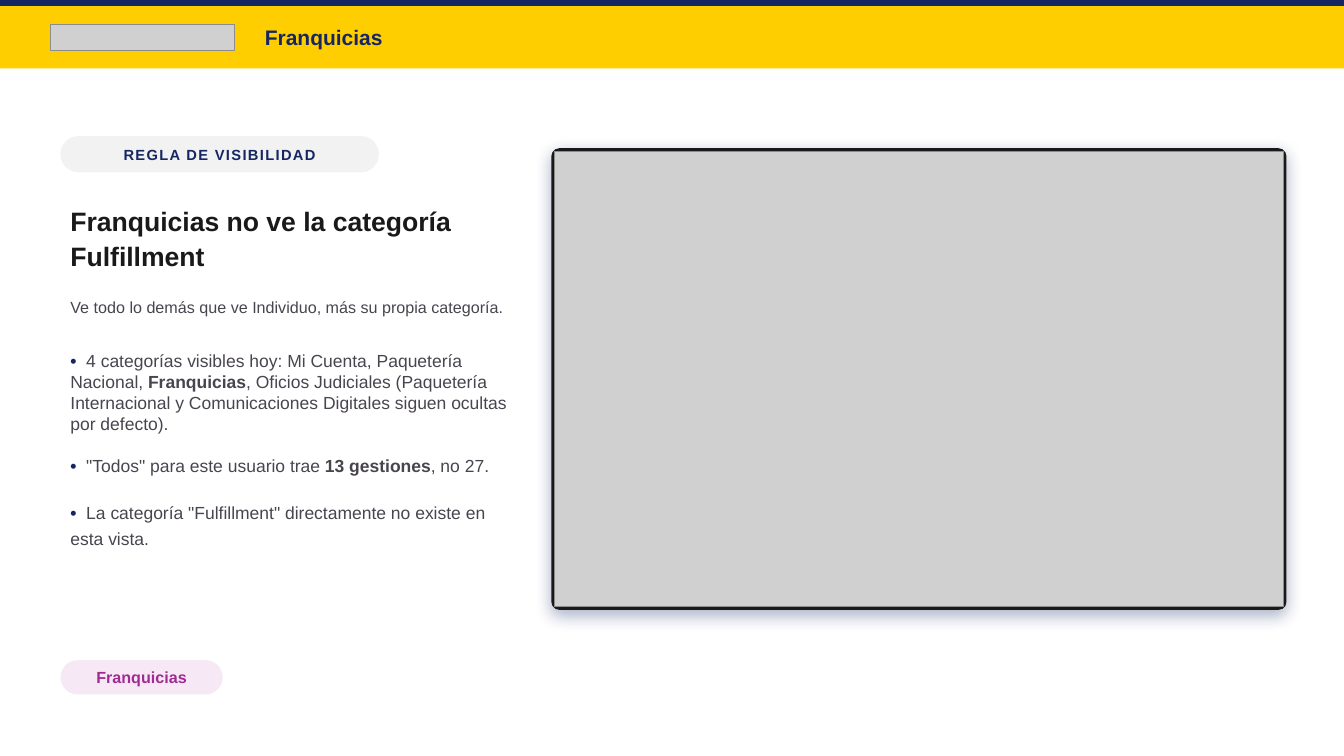
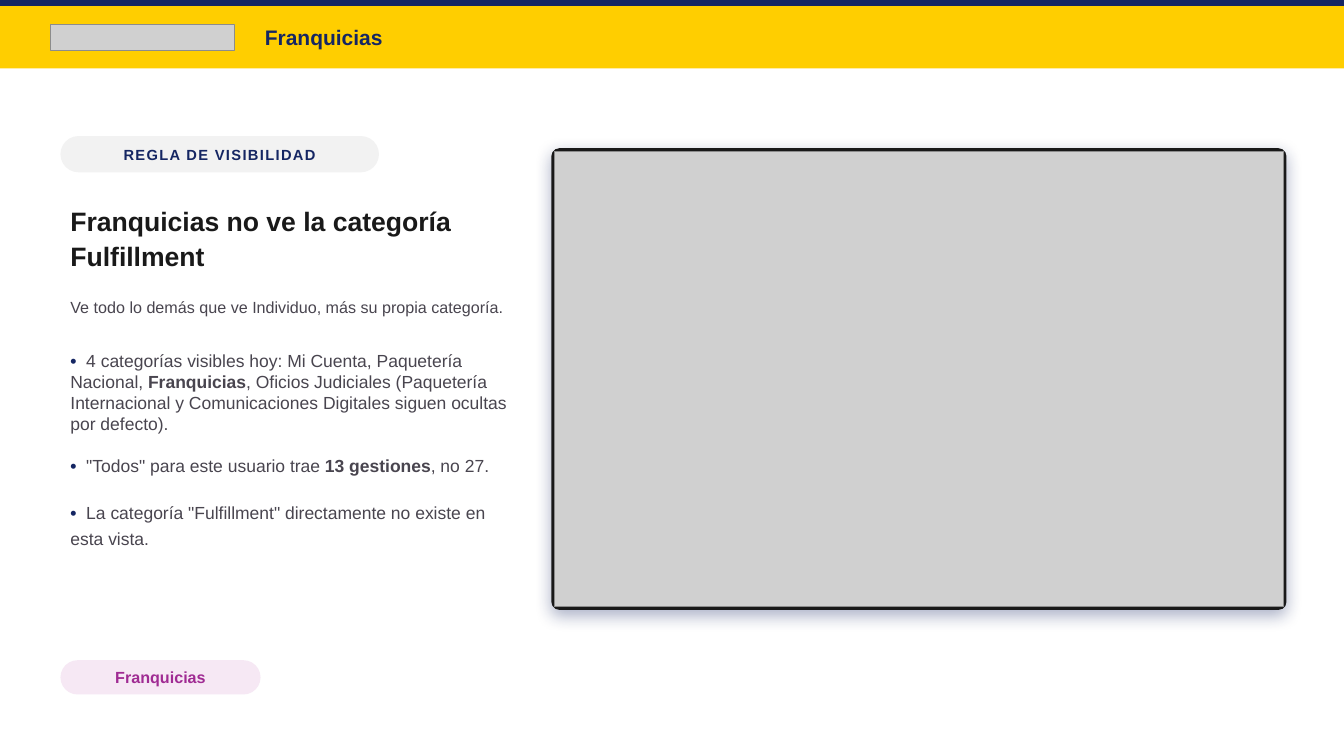
Before and after one commit to Marcolof/consultas-correo, a slide deck: slide 10 of hub/presentaciones/presentacion-v1.pptx (slide 9 before the commit). Drawn at 1344x756 pixels with LibreOffice and Linux fonts; fonts in the diff are those of the drawing; grey boxes stand for pictures. Boxes give left, top, right and bottom in pixels: in the first picture for what was removed or moved away, otherwise in the second. Text is boxed around its words. In the diff, an @@ line names an element or a change of style, - is before the commit and + after.

```diff
--- a/hub/presentaciones/presentacion-v1.pptx
+++ b/hub/presentaciones/presentacion-v1.pptx
@@ rounded rectangle: place and size @@
-rounded rectangle at <box>60,660,223,695</box>
+rounded rectangle at <box>60,660,261,695</box>
@@ text "Franquicias": place and size @@
-text "Franquicias" at <box>96,671,186,687</box>
+text "Franquicias" at <box>115,671,205,687</box>
```
Also in this commit, not shown: 6 other slides changed, 1 slide added, 8 other files.
